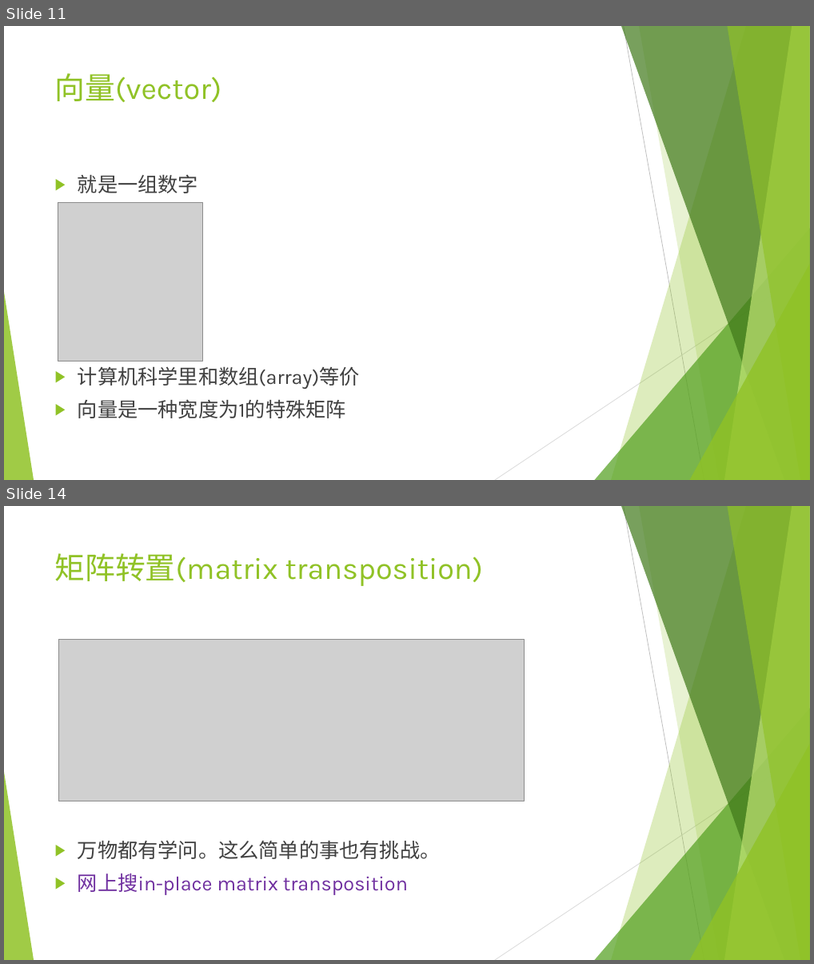
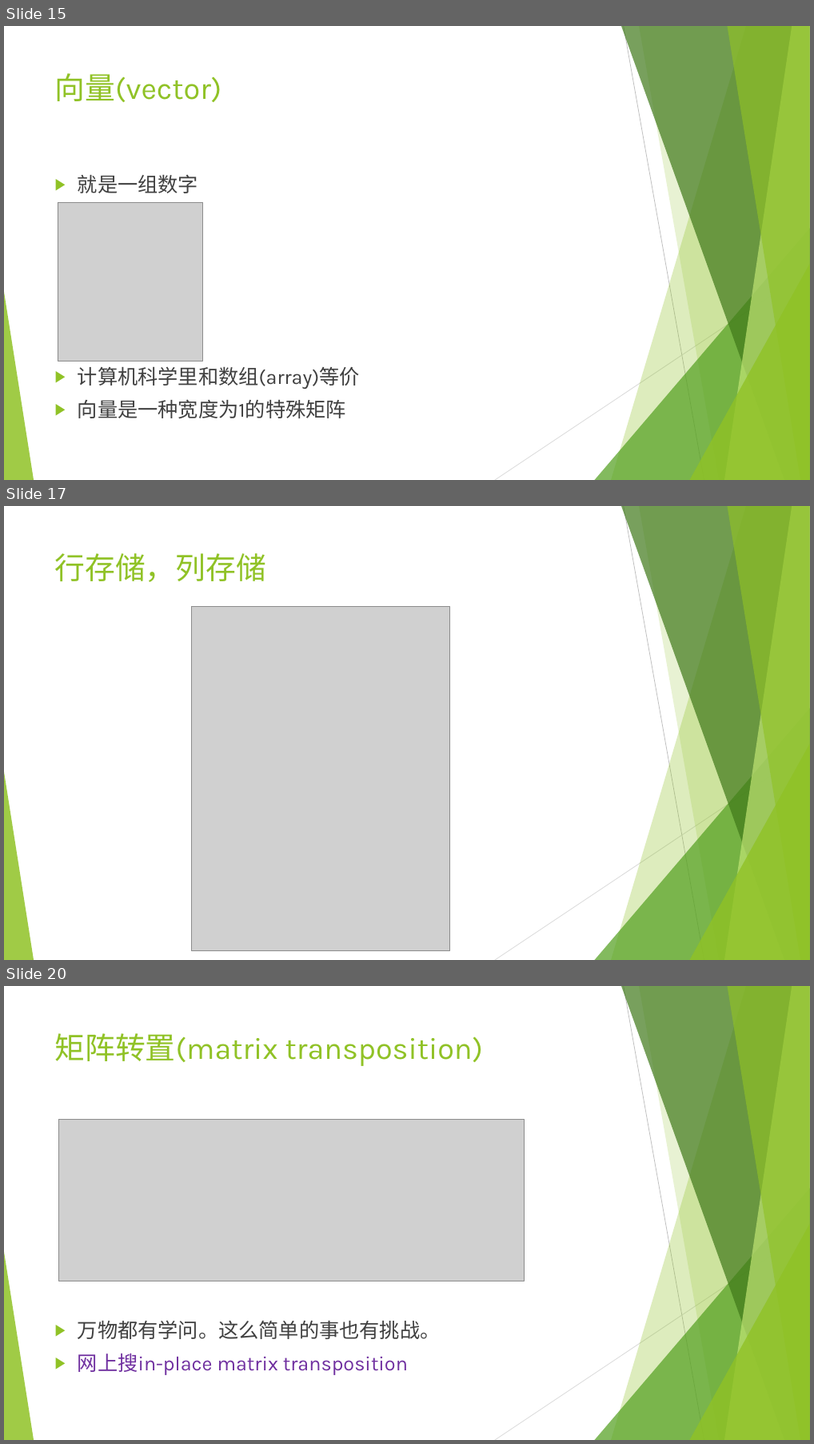
Before and after one commit to wangyi-fudan/BIOL130173, a slide deck: 1_linear_algebra.pptx. Shown one above the other, each under a label of ours: slides 11 and 14 before the commit, slides 15, 17 and 20 after it; the slides between them are not shown. The pictures are 814x964 and 814x1444 pixels, drawn with LibreOffice and Linux fonts; fonts in the diff are those of the drawing; grey boxes stand for pictures. Boxes give left, top, right and bottom in pixels: in the first picture for what was removed or moved away, otherwise in the second. Text is boxed around its words. In the diff, an @@ line names an element or a change of style, - is before the commit and + after.

```diff
--- a/1_linear_algebra.pptx
+++ b/1_linear_algebra.pptx
@@ slide 17 added at (4, 506, 810, 960), background #FFFFFF; not listed: 10 template elements that a slide beside it also shows @@
@@ title added at (55, 553, 267, 582), 36 pt, text #90C226 @@
+行存储，列存储
@@ picture added at (191, 606, 450, 950) @@
@@ what was slide 11 is now slide 15 @@
@@ what was slide 14 is now slide 20 @@
```
Also in this commit, not shown: 8 slides changed, 8 other slides added.
